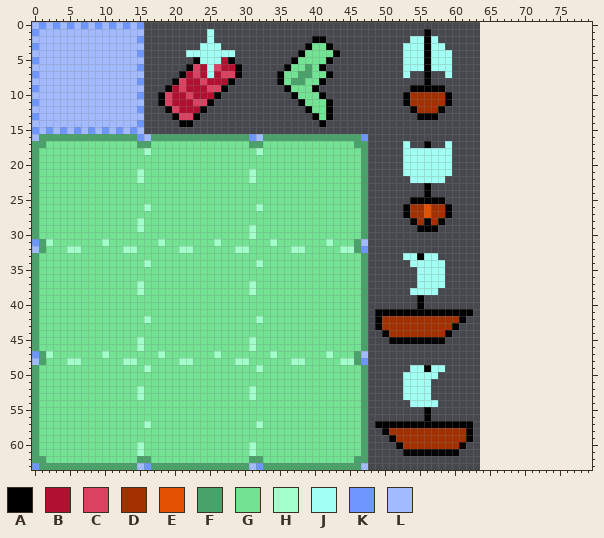
Pixel-art file, stored at assets/sprites/spritesheet.aseprite. The picture above was drawn from the file before the commit.
64x64 pixels, 1 frame. The old version is drawn lined up with the new one, on the new canvas.
Visible layers, top first: "Map piece", "Health barrel", "Boat Up", "Boat Down", "Boat Left", "Boat Right", "Land 8", "Land 7", "Land 6", "Land 5", "Land 4", "Land 3", "Land 2", "Land 1", "Land 0", "Water".
Palette (. is transparent): A #000000  B #b21030  C #db4161  D #a23000  E #e35100  F #49a269  G #71e392  H #a2ffcb  J #a2fff3  K #6d96ff  L #a2baff
Pixels before (only the part around the change), first column x 53:
 0 ...........................
 1 ...A.......................
 2 .JJAJ......................
 3 JJJAJJ.....................
 4 JJJAJJJ....................
 5 JJJAJJJ....................
 6 JJJAJJJ....................
 7 J..A..J....................
 8 ...A.......................
 9 .AAAAA.....................
10 ADDDDDA....................
11 ADDDDDA....................
12 .ADDDA.....................
13 ..AAA......................
14 ...........................
15 ...........................
16 ...........................
17 J..A..J....................
18 JJJJJJJ....................
19 JJJJJJJ....................
20 JJJJJJJ....................
21 JJJJJJJ....................
22 .JJJJJ.....................
23 ...A.......................
24 ...A.......................
25 .AAAAA.....................
26 ADDEDDA....................
27 ADDEDDA....................
28 .ADADA.....................
29 ..AAA......................
New version:
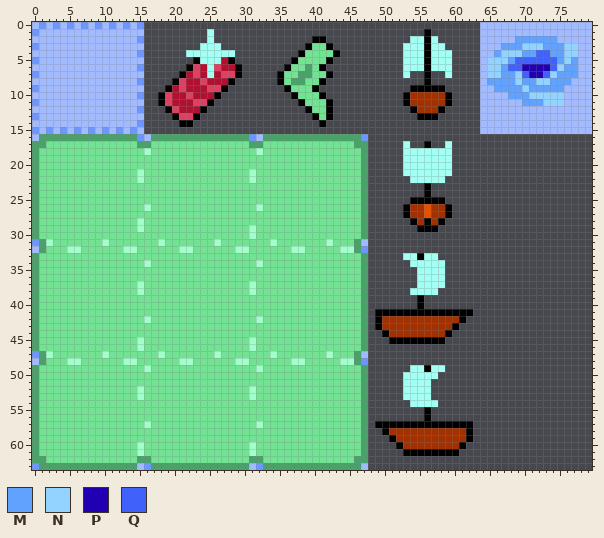
Colours new in this view: M #61a2ff  N #92d3ff  P #2000b2  Q #4161fb
From the commit log: Create a hazard sprite Signed-off-by: Devin Warrick <dev.warr@gmail.com>
Changes in this commit:
canvas 64x64 -> 80x64
Colour L is added in rows 0 to 1 at x 64 to 79; in row 2 at x 64 to 68 and 75 to 79; in row 3 at x 64 to 66 and 78 to 79; in row 4 at x 64 to 65 and 78 to 79; in rows 5 to 7 at x 64 and 78 to 79; in row 8 at x 64 and 77 to 79.
Colour L is added in row 9 at x 64 to 65 and 76 to 79; in row 10 at x 64 to 67 and 76 to 79; in row 11 at x 64 to 69 and 76 to 79; in rows 12 to 15 at x 64 to 79.
Colour M is added in row 2 at x 69 to 74; in row 3 at x 67 to 69 and 73 to 75; in row 4 at x 66, 70 to 71 and 74 to 75; in row 5 at x 68, 75 and 77; in row 6 at x 67 and 76 to 77; in row 7 at x 67 to 68 and 75 to 77.
Colour M is added in row 8 at x 65 to 68, 70 to 71 and 74 to 76; in row 9 at x 66 to 69 and 71 to 75; in row 10 at x 68 to 70; in row 11 at x 70 to 72.
Colour N is added in row 3 at x 70 to 72 and 76 to 77; in row 4 at x 67 to 69 and 76 to 77; in row 5 at x 65 to 67 and 76; in row 6 at x 65 to 66 and 75; in row 7 at x 65 to 66, 69 and 74; in row 8 at x 69 and 72 to 73.
Colour N is added in row 9 at x 70; in row 10 at x 71 to 75; in row 11 at x 73 to 75.
Colour P is added in row 6 at x 70 to 73; in row 7 at x 71 to 72.
Colour Q is added in row 4 at x 72 to 73; in row 5 at x 69 to 74; in row 6 at x 68 to 69 and 74; in row 7 at x 70 and 73.
Pixel boxes of the changes (left, top, right, bottom) in both pictures:
added: (480, 22, 592, 134)
